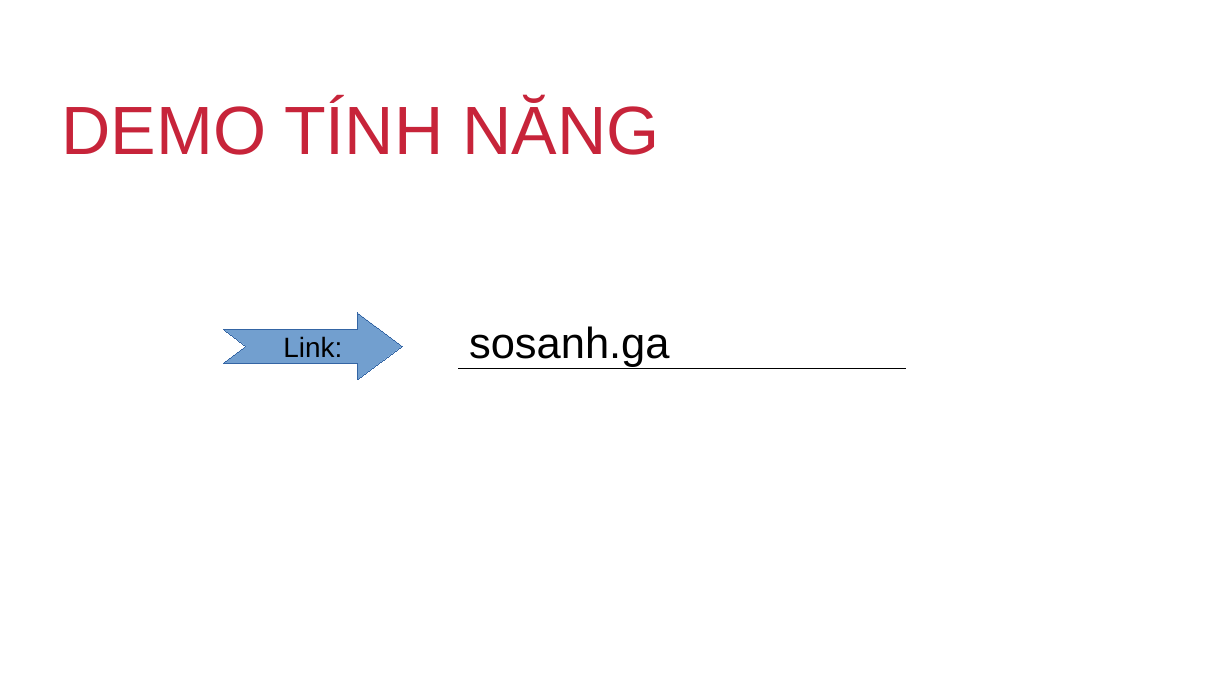
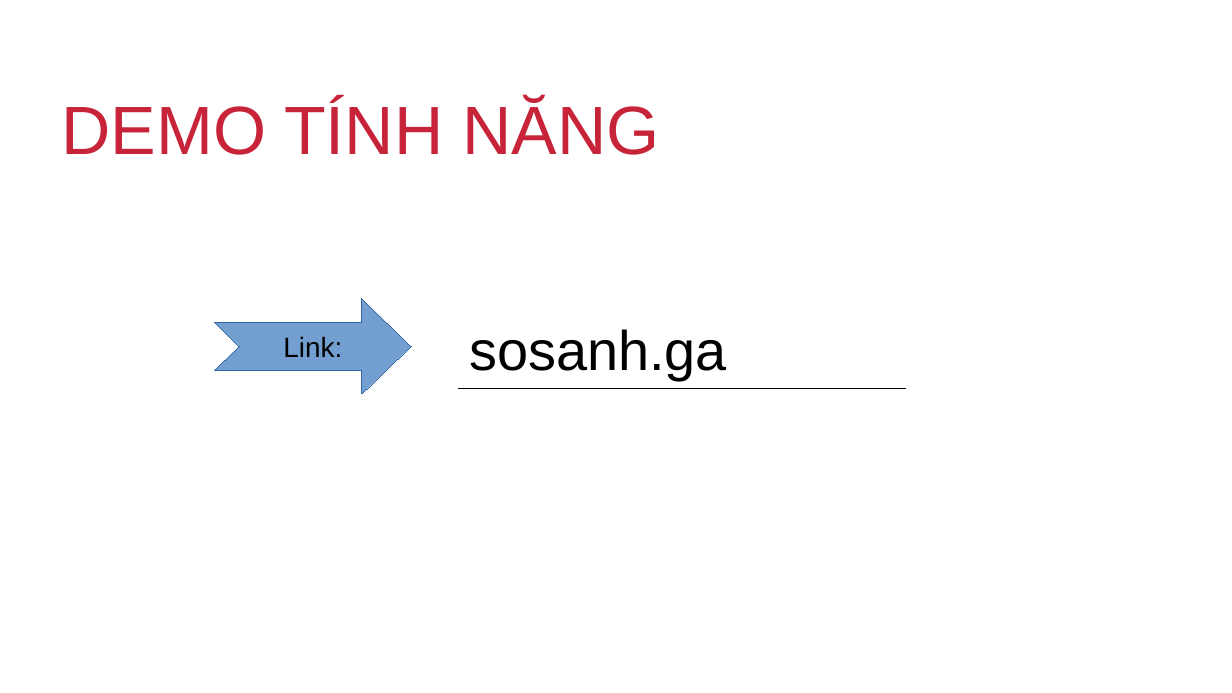
Before and after one commit to MaoBui2907/sosanh.ga, a slide deck: slide 11 of Plan/Report.pptx. Drawn at 1232x693 pixels with LibreOffice and Linux fonts; fonts in the diff are those of the drawing; background and template pictures are left out. Boxes give left, top, right and bottom in pixels: in the first picture for what was removed or moved away, otherwise in the second. Text is boxed around its words. In the diff, an @@ line names an element or a change of style, - is before the commit and + after.

```diff
--- a/Plan/Report.pptx
+++ b/Plan/Report.pptx
@@ freeform shape "Link:" resized from (x1=224, y1=313, x2=402, y2=380) to (x1=215, y1=298, x2=411, y2=394) @@
@@ text "sosanh.ga" at (x1=469, y1=329, x2=727, y2=380): size 28 to 36 pt @@
@@ line moved from (458, 369) - (906, 369) to (458, 388) - (906, 388) @@
```
Also in this commit, not shown: 11 other slides changed.
